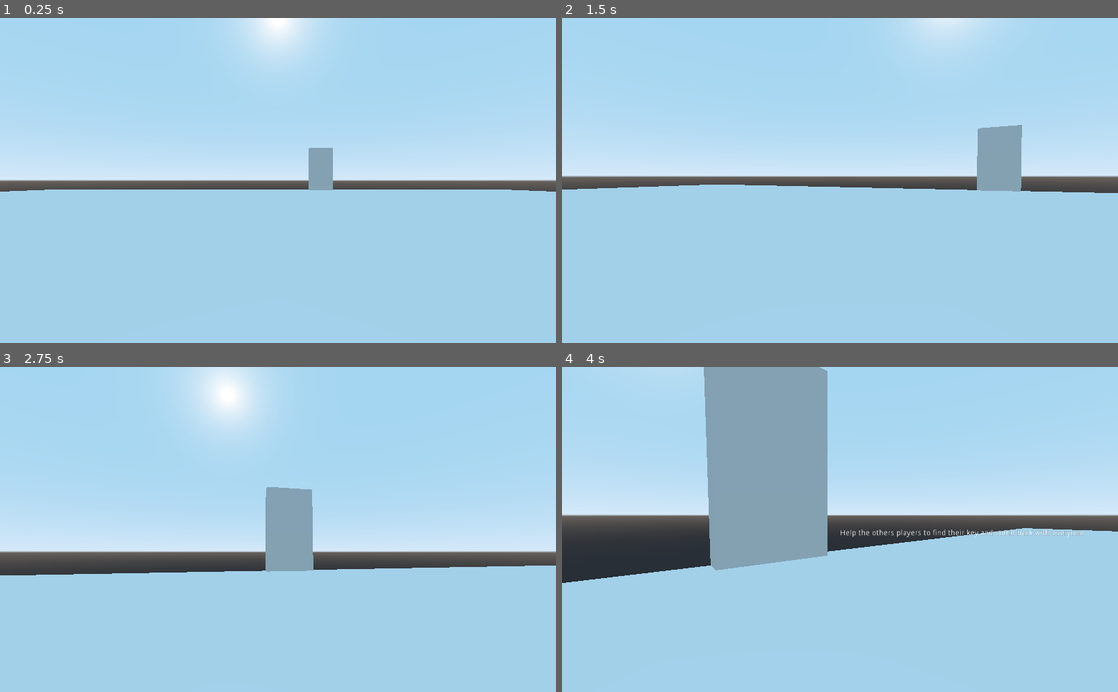
Above: before the commit, frames 1-4 (two rows, left to right).
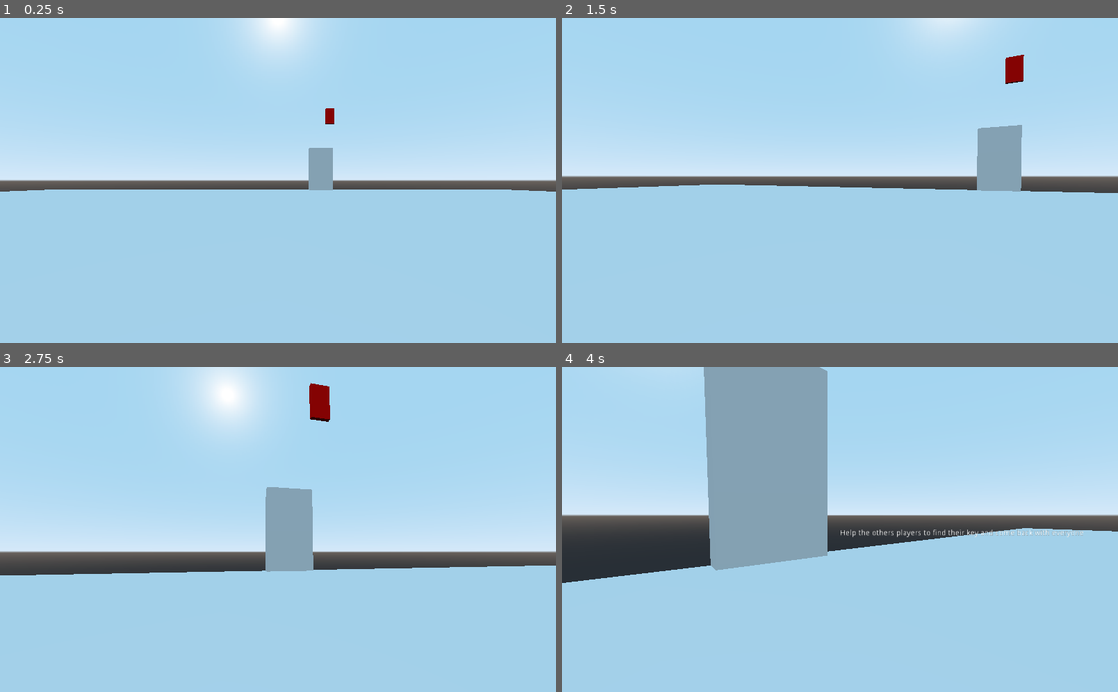
Above: after the commit, the same moments.

Repository: Xwilarg/EscapeTheCrunch
Game: Godot game, scene res://Resources/Scenes/FPSController.tscn
The game is run twice, just before and just after one commit, with the same random seed, the same clock (stepped at 60 frames per second) and the same inputs.
Inputs (mouse positions are in pixels of both pictures, inside the frame that each line leads up to):
- Up to frame 1 (0.25 s): no input
- Up to frame 2 (1.5 s): tap Enter at 0.5 s; move the mouse to (867, 180) at 0.52 s; hold E (action) 0.53-1.28 s; hold W (move_forward) from 0.53 s (still down); move the mouse to (812, 180) at 1.27 s; tap E (action) at 1.35 s
- Up to frame 3 (2.75 s): keep holding W (move_forward); move the mouse to (289, 523) at 2.02 s; hold E (action) from 2.03 s (still down)
- Up to frame 4 (4 s): keep holding W (move_forward); move the mouse to (834, 536) at 2.77 s; release E (action) at 2.78 s; tap E (action) at 2.85 s; move the mouse to (878, 532) at 3.52 s; hold E (action) from 3.53 s (still down)

The runs differ from the first frame. In frame 1, less than 0.1% of the frame differs, in the area x 58-61%, y 27-33%; in frame 2, 0.3%; in frame 3, 0.4%, in the area x 55-60%, y 4-17%; in frame 4, nothing differs.

Commit message:
Clean code

Diff:
--- a/Resources/Scenes/Door.gd
+++ b/Resources/Scenes/Door.gd
@@ -1,12 +1,36 @@
 extends StaticBody
 
 var players = []
+var rng: RandomNumberGenerator
+var nodes: Array
+var indexes: Array
+var safePrefab: Object
 
 func registerPlayer(p: Object) -> void:
 	players.push_back(p)
+
+	if rng == null:
+		_ready()
+	var nb = rng.randi_range(0, indexes.size() - 1)
+	var value = indexes[nb]
+	var instance = safePrefab.instance()
+	instance.setId(nb)
+	instance.translation = nodes[nb].translation
+	indexes.erase(nb)
+	self.add_child(instance);
+
+func removePlayer(p: Object) -> void:
+	players.erase(p)
 
 func areAllPlayersReady() -> bool:
 	for p in players:
 		if !p.isReadyToExit():
 			return false
 	return true
+
+func _ready():
+	rng = RandomNumberGenerator.new()
+	rng.randomize()
+	nodes = get_node("../Spawns").get_children()
+	indexes = range(nodes.size())
+	safePrefab = load("res://Resources//Scenes/Safe.tscn")
--- a/Resources/Scenes/GameManager.gd
+++ /dev/null
@@ -1,18 +0,0 @@
-extends Node
-
-export var safeCount = 1
-
-func _ready():
-	var rng = RandomNumberGenerator.new()
-	rng.randomize()
-	var nodes = get_node("../Spawns").get_children()
-	var indexes = range(nodes.size())
-	var scene = load("res://Resources//Scenes/Safe.tscn")
-	for i in safeCount:
-		var nb = rng.randi_range(0, indexes.size() - 1)
-		var value = indexes[nb]
-		var instance = scene.instance()
-		instance.setId(nb)
-		instance.translation = nodes[nb].translation
-		indexes.erase(nb)
-		self.add_child(instance);
--- a/Resources/Scenes/World.tscn
+++ b/Resources/Scenes/World.tscn
@@ -1,6 +1,5 @@
-[gd_scene load_steps=7 format=2]
+[gd_scene load_steps=6 format=2]
 
-[ext_resource path="res://Resources/Scenes/GameManager.gd" type="Script" id=1]
 [ext_resource path="res://Resources/Scenes/Door.gd" type="Script" id=2]
 
 [sub_resource type="BoxShape" id=1]
@@ -43,9 +42,6 @@
 
 [node name="Map" type="Node" parent="."]
 
-[node name="GameManager" type="Node" parent="Map"]
-script = ExtResource( 1 )
-
 [node name="Spawns" type="Spatial" parent="Map"]
 
 [node name="Node" type="Spatial" parent="Map/Spawns"]
